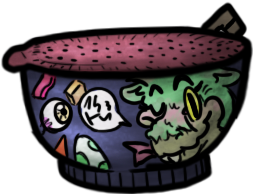
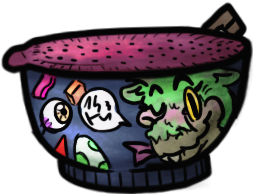
Two versions of the same layered image (253×194). Layer-by-layer changes:
added layer "Capa 30" above "Grupo 1" over [2, 3, 253, 194]
moved "Capa 16" into group "Grupo 1", painted on it over [2, 3, 244, 186]
moved "Capa 3" into group "Grupo 1" over [20, 15, 245, 192]
moved "Capa 2" into group "Grupo 1" over [2, 3, 253, 194]
moved "Capa 14" into group "Grupo 1" over [2, 25, 236, 189]
moved "Capa 15" into group "Grupo 1" over [8, 5, 253, 185]
moved "Capa 4" into group "Grupo 1" over [119, 66, 243, 167]
moved "Capa 5" into group "Grupo 1" over [4, 29, 248, 79]
moved "Capa 6" into group "Grupo 1" over [31, 6, 246, 172]
moved "Capa 7" into group "Grupo 1" over [22, 40, 246, 191]
